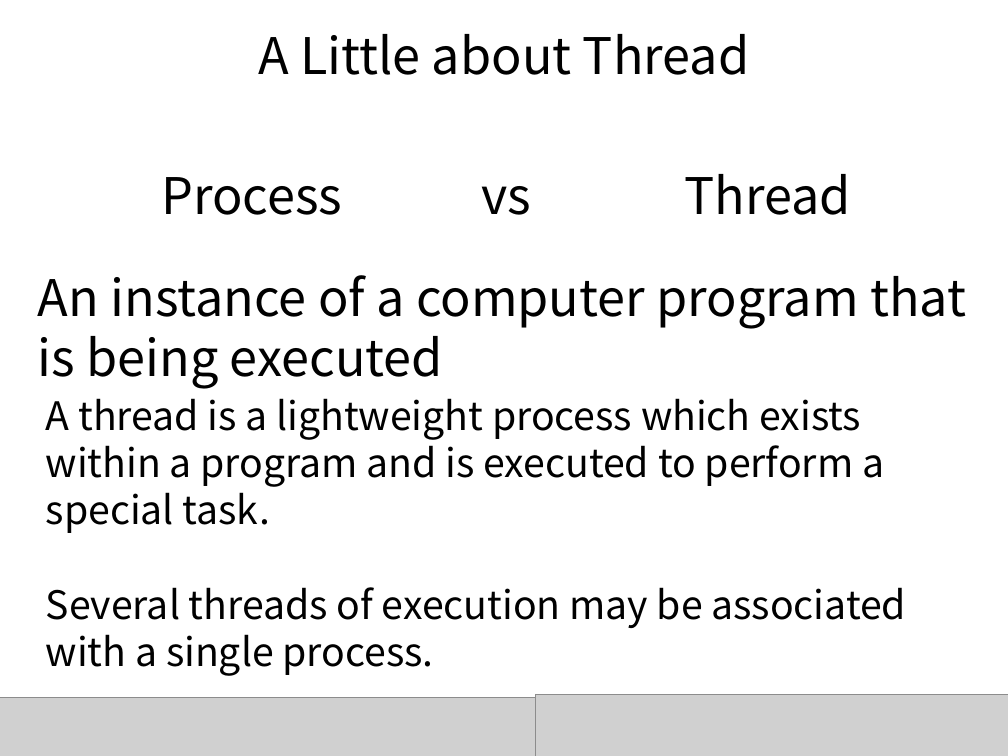
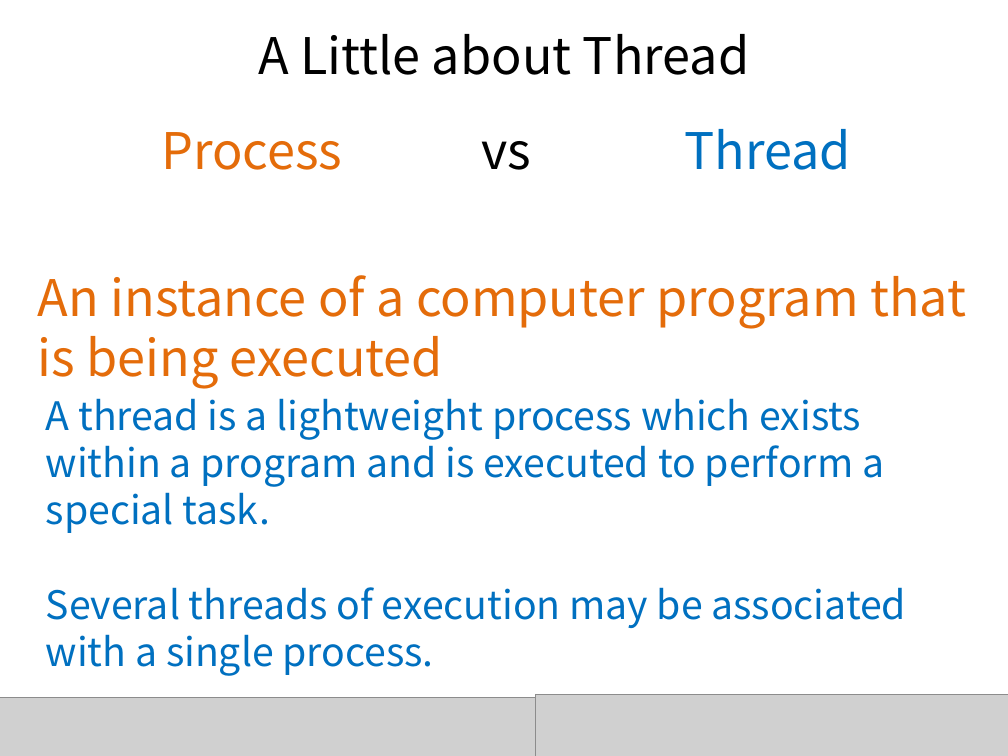
Before and after one commit to daehwa/world-friends-Uzbekistan-android, a slide deck: slide 9 of day6/Facebook Splash.pptx. Drawn at 1008x756 pixels with LibreOffice and Linux fonts; fonts in the diff are those of the drawing; grey boxes stand for pictures. Boxes give left, top, right and bottom in pixels: in the first picture for what was removed or moved away, otherwise in the second. Text is boxed around its words. In the diff, an @@ line names an element or a change of style, - is before the commit and + after.

```diff
--- a/day6/Facebook Splash.pptx
+++ b/day6/Facebook Splash.pptx
@@ text "Process" at bbox=[161, 132, 342, 170]: text colour #000000 to #E46C0A @@
@@ 3 texts: place and size @@
-3 texts at bbox=[161, 174, 851, 215]
+3 texts at bbox=[161, 129, 851, 170]
@@ text "Thread" at bbox=[685, 129, 851, 170]: text colour #000000 to #0070C0 @@
@@ text "An instance of a computer ..." at bbox=[38, 275, 966, 389]: text colour #000000 to #E46C0A @@
@@ text "A thread is a lightweight ..." at bbox=[46, 398, 907, 676]: text colour #000000 to #0070C0 @@
```
Also in this commit, not shown: 3 other slides changed, 7 slides added, 1 slide removed, 3 other files.
